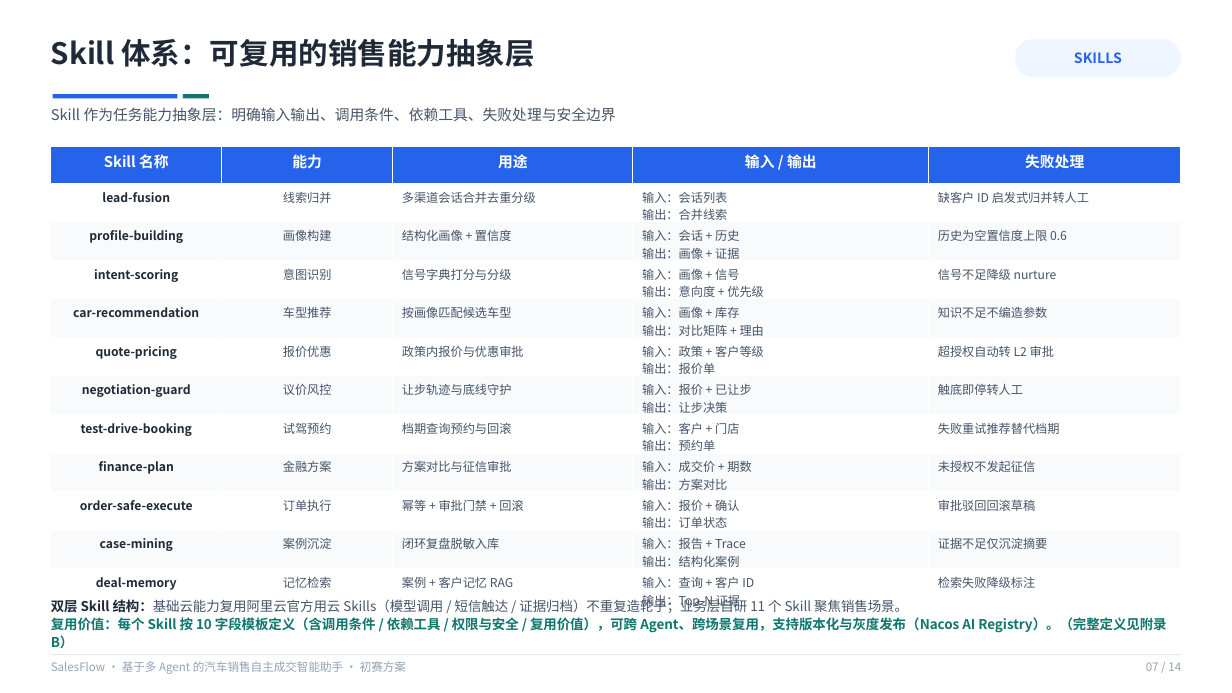
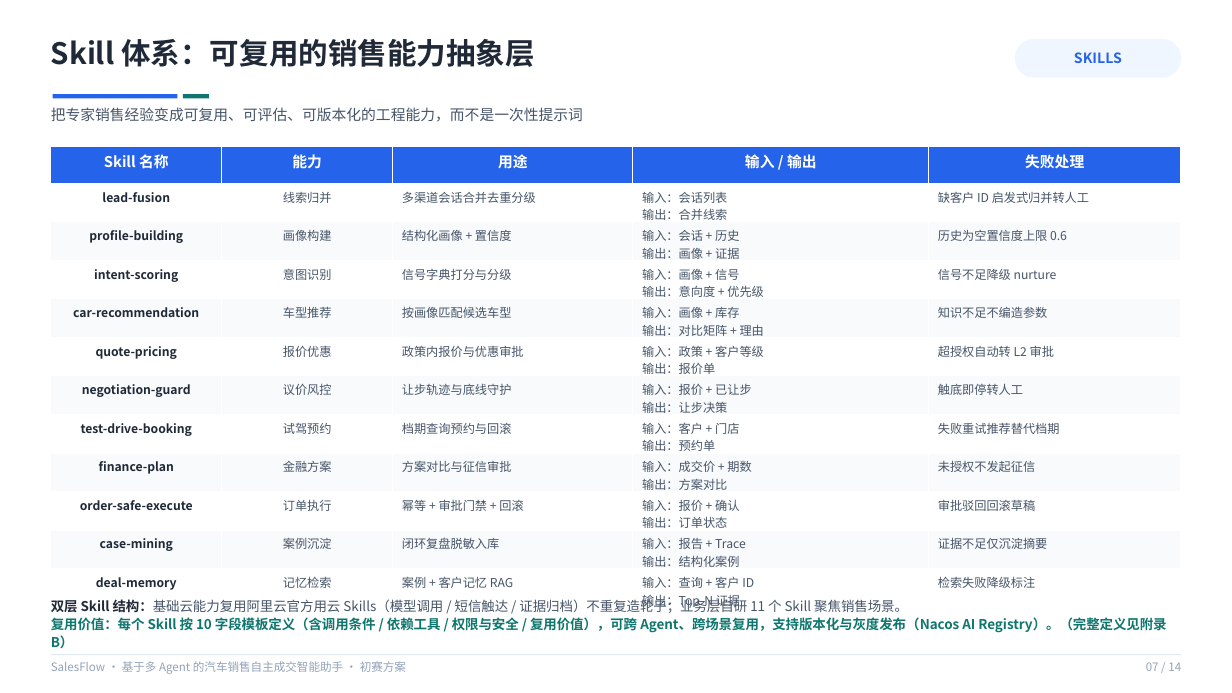
Before and after one commit to simon-xu-dev/multi-agent-car-sales-assistant, a slide deck: slide 7 of ppt和作品简介/基于多Agent的汽车销售自主成交智能助手-初赛方案.pptx. Drawn at 1232x693 pixels with LibreOffice and Linux fonts; fonts in the diff are those of the drawing. Boxes give left, top, right and bottom in pixels: in the first picture for what was removed or moved away, otherwise in the second. Text is boxed around its words. In the diff, an @@ line names an element or a change of style, - is before the commit and + after.

```diff
--- a/ppt和作品简介/基于多Agent的汽车销售自主成交智能助手-初赛方案.pptx
+++ b/ppt和作品简介/基于多Agent的汽车销售自主成交智能助手-初赛方案.pptx
@@ text at <box>51,107,583,122</box>: text changed @@
-Skill 作为任务能力抽象层：明确输入输出、调用条件、依赖工具、失败处理与安全边界
+把专家销售经验变成可复用、可评估、可版本化的工程能力，而不是一次性提示词
```
Also in this commit, not shown: 8 other slides changed, 3 other files.
